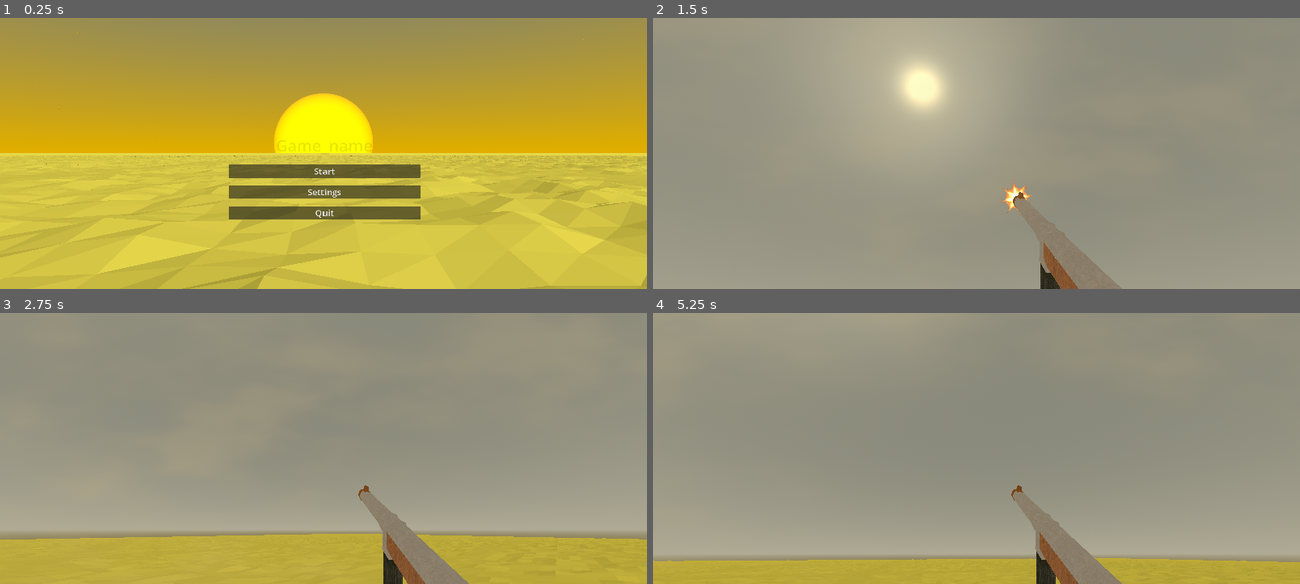
Above: before the commit, frames 1-4 (two rows, left to right).
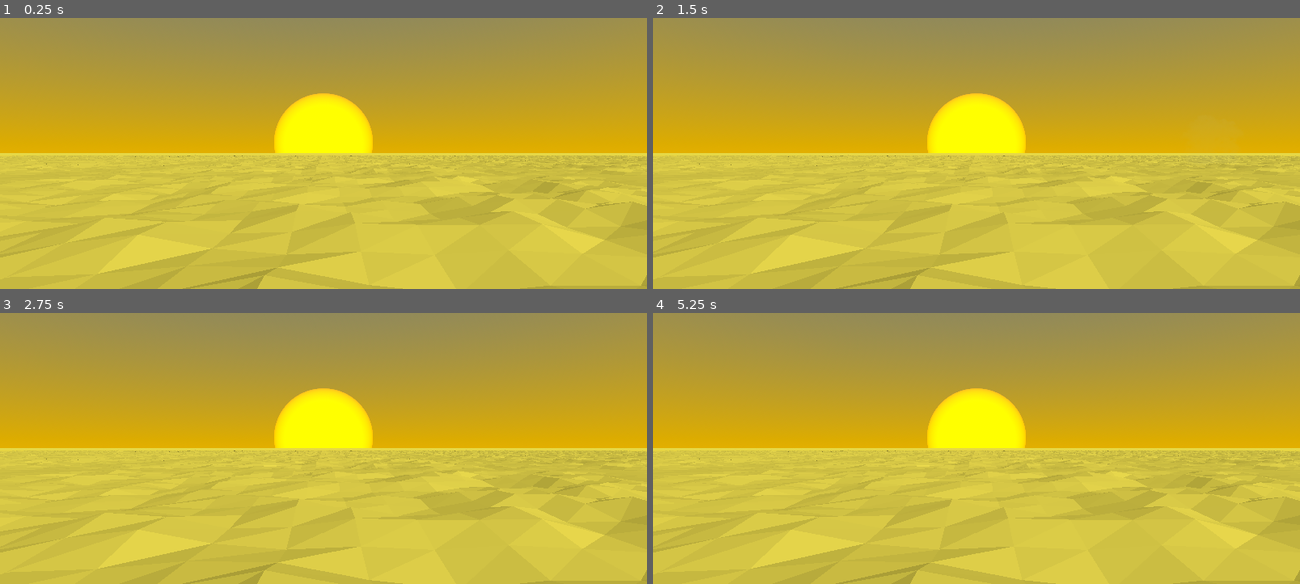
Above: after the commit, the same moments.

Repository: dinazaber/Desolate-Delivery
Game: Godot game, scene res://Scenes/MainMenu.tscn
Two runs of this game, one before a commit and one after it. Both use one fixed random seed, a clock stepped at 60 frames per second and the inputs below.
Inputs (mouse positions are in pixels of both pictures, inside the frame that each line leads up to):
- Up to frame 1 (0.25 s): no input
- Up to frame 2 (1.5 s): click (976, 169) at 0.5 s, where only the run before the commit has a clickable "Start"; tap Enter at 1.25 s; move the mouse to (1118, 139) at 1.27 s; tap D (D) at 1.35 s; click (1118, 139) at 1.42 s
- Up to frame 3 (2.75 s): tap S (S) at 1.55, 2.1 s; tap Space (Space) at 2 s; move the mouse to (291, 448) at 2.02 s; tap D (D) at 2.3 s
- Up to frame 4 (5.25 s): move the mouse to (989, 443) at 2.77 s; tap A (A) at 2.85 s; tap S (S) at 3.05, 4.55 s; tap Enter at 3.5 s; move the mouse to (970, 453) at 3.52 s; tap Alt (Alt) at 3.6 s; tap D (D) at 3.8, 4.35 s; tap Space (Space) at 4.25 s; move the mouse to (1021, 451) at 4.27 s; move the mouse to (924, 445) at 5.02 s; click (924, 445) at 5.1 s

The runs differ from the first frame. In frame 1, 4.4% of the frame differs, in the area x 9-70%, y 33-86%; in frame 2, 100%, in the area x 0-100%, y 0-100%; in frame 3, 92%; in frame 4, 96%.

Commit message:
Update MainMenu.tscn
test

Diff:
--- a/Scenes/MainMenu.tscn
+++ b/Scenes/MainMenu.tscn
@@ -97,36 +97,25 @@
 color = Color(0.96, 0.816, 0, 0.39215687)
 alpha_curve = SubResource("CurveTexture_8um5k")
 
-[sub_resource type="FastNoiseLite" id="FastNoiseLite_xim88"]
-domain_warp_enabled = true
-
-[sub_resource type="NoiseTexture2D" id="NoiseTexture2D_8um5k"]
-generate_mipmaps = false
-noise = SubResource("FastNoiseLite_xim88")
-seamless = true
-seamless_blend_skirt = 0.25
-
 [sub_resource type="ShaderMaterial" id="ShaderMaterial_cmrfp"]
 shader = ExtResource("6_8um5k")
-shader_parameter/noise_tex = SubResource("NoiseTexture2D_8um5k")
-shader_parameter/scroll_speed = 0.050000002375
-shader_parameter/direction = Vector2(-0.05, -0.05)
-shader_parameter/sand_color = Color(0.8, 0.5, 0.2, 1)
-shader_parameter/opacity = 0.25
-shader_parameter/ground_start = 0.5
-shader_parameter/fade_range = 0.3
-shader_parameter/cloud_threshold = 0.050000002375
-shader_parameter/camera_position = Vector2(0, 0)
-shader_parameter/camera_rotation = 0.0
-shader_parameter/texture_scale = Vector2(200, 200)
-shader_parameter/ground_world_y = 96.07809956370512
-shader_parameter/fade_height = 216.6670102916825
+shader_parameter/dust_color = Color(0.8, 0.7, 0.5, 0.5)
+shader_parameter/total_opacity = 0.5
+shader_parameter/speed_fast = Vector2(0.1, 0.02)
+shader_parameter/speed_slow = Vector2(0.04, -0.01)
+shader_parameter/look_angle_factor = 1.0
+shader_parameter/density_fast = 1.0
+shader_parameter/density_slow = 2.5
 
 [node name="MainMenu" type="Control" unique_id=1079908484]
 layout_mode = 3
 anchors_preset = 15
 anchor_right = 1.0
 anchor_bottom = 1.0
+offset_left = -2351.0
+offset_top = 439.0
+offset_right = -2351.0
+offset_bottom = 439.0
 grow_horizontal = 2
 grow_vertical = 2
 script = ExtResource("1_tt5f1")
